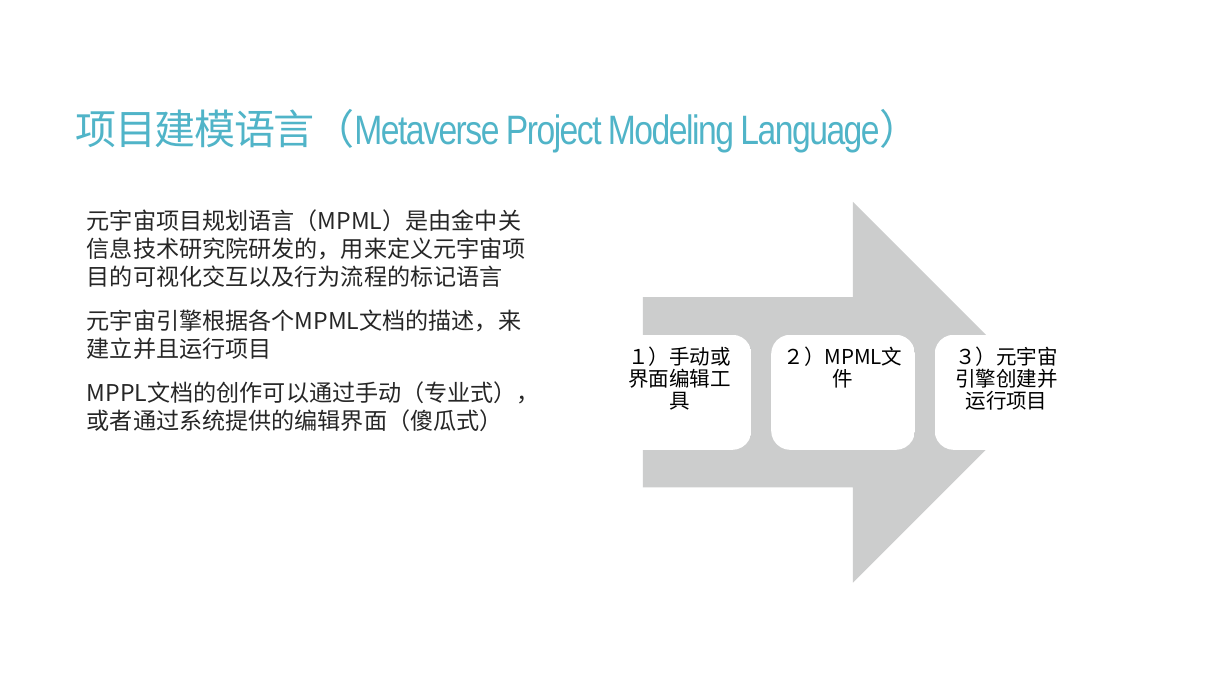
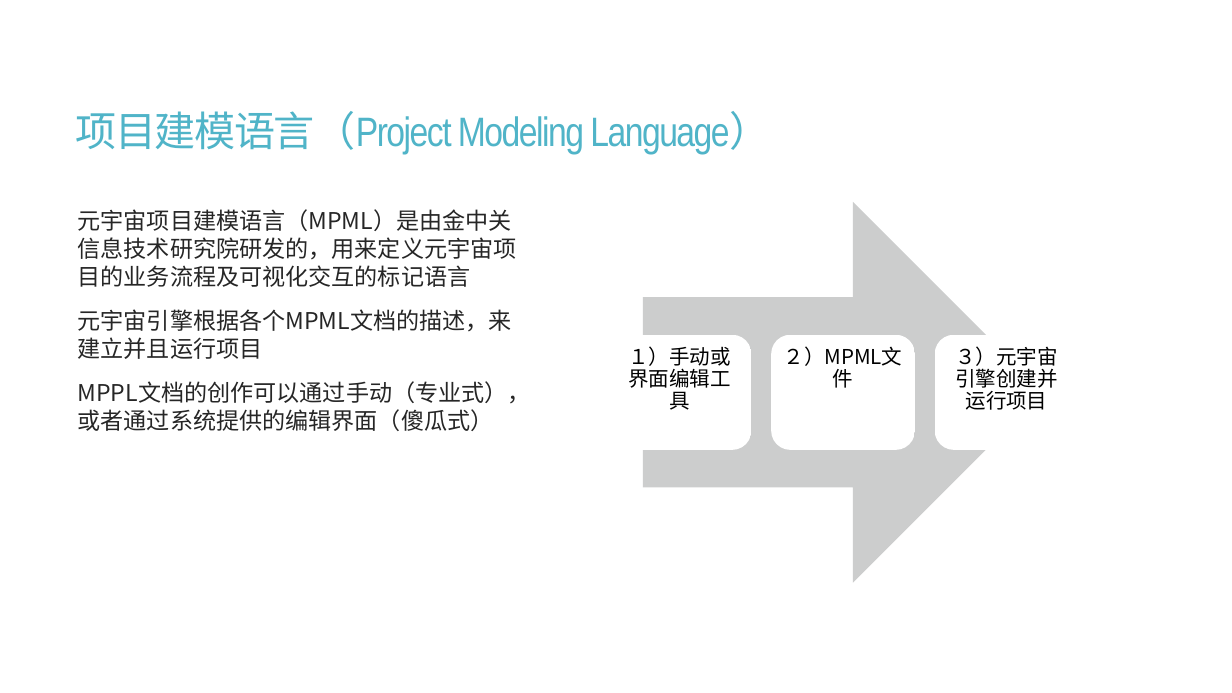
Before and after one commit to calcyu/chainway, a slide deck: slide 11 of Docs/城乡振兴元宇宙.pptx (slide 20 before the commit). Drawn at 1232x693 pixels with LibreOffice and Linux fonts; fonts in the diff are those of the drawing. Boxes give left, top, right and bottom in pixels: in the first picture for what was removed or moved away, otherwise in the second. Text is boxed around its words. In the diff, an @@ line names an element or a change of style, - is before the commit and + after.

```diff
--- a/Docs/城乡振兴元宇宙.pptx
+++ b/Docs/城乡振兴元宇宙.pptx
@@ title at [76, 111, 770, 155]: text changed @@
-项目建模语言（Metaverse Project Modeling Language）
+项目建模语言（Project Modeling Language）
@@ text at [78, 209, 517, 287]: text changed @@
-  元宇宙项目规划语言（MPML）是由金中关信息技术研究院研发的，用来定义元宇宙项目的可视化交互以及行为流程的标记语言
+元宇宙项目建模语言（MPML）是由金中关信息技术研究院研发的，用来定义元宇宙项目的业务流程及可视化交互的标记语言
@@ text at [78, 309, 531, 431]: bullet   to none @@
```
Also in this commit, not shown: 13 other slides changed, 5 slides added, 11 slides removed, 28 other files.
